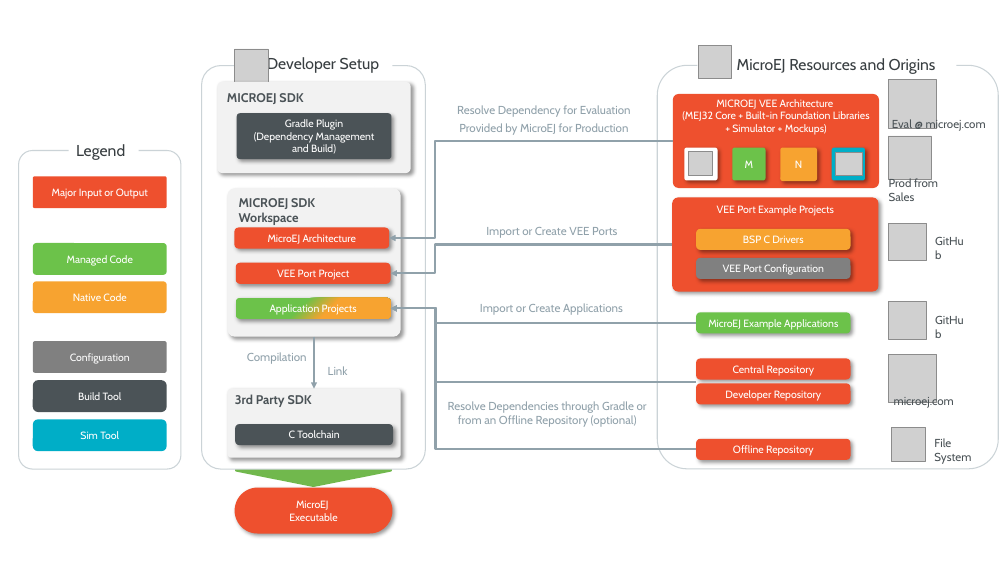
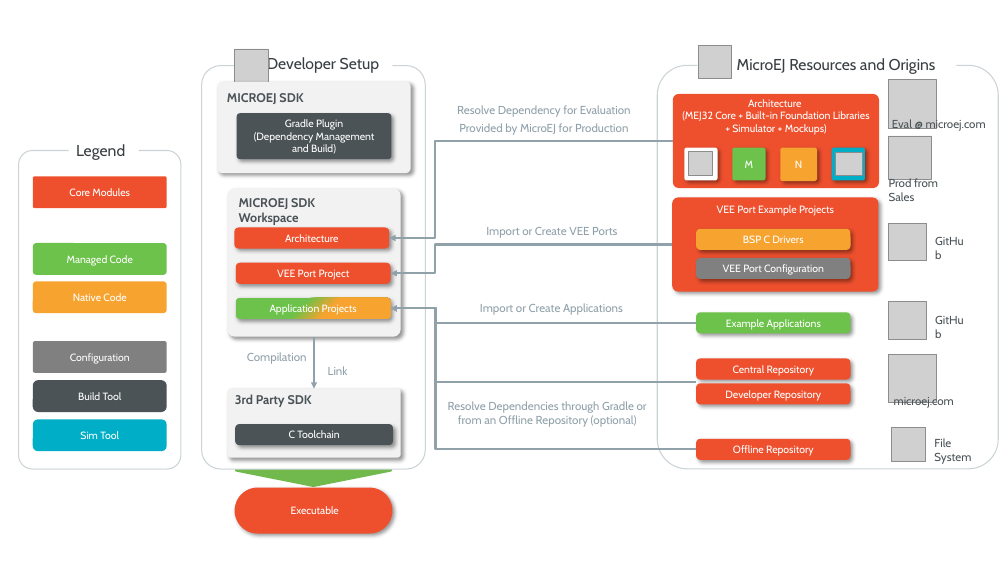
Before and after one commit to MicroEJ/docs, a slide deck: slide 1 of overview/images/qa_resources-v4.pptx. Drawn at 1008x567 pixels with LibreOffice and Linux fonts; fonts in the diff are those of the drawing; grey boxes stand for pictures. Boxes give left, top, right and bottom in pixels: in the first picture for what was removed or moved away, otherwise in the second. Text is boxed around its words. In the diff, an @@ line names an element or a change of style, - is before the commit and + after.

```diff
--- a/overview/images/qa_resources-v4.pptx
+++ b/overview/images/qa_resources-v4.pptx
@@ text in rounded rectangle at <box>748,99,801,107</box>: text changed @@
-MICROEJ VEE Architecture
+Architecture
@@ text in rounded rectangle at <box>69,188,130,196</box>: text changed @@
-Major Input or Output
+Core Modules
@@ text in rounded rectangle at <box>285,234,338,242</box>: text changed @@
-MicroEJ Architecture
+Architecture
@@ text in rounded rectangle at <box>726,319,821,330</box>: text changed @@
-MicroEJ Example Applications
+Example Applications
@@ text in rounded rectangle at <box>291,506,339,514</box>: text changed @@
-MicroEJ
-Executable
+Executable
```
Also in this commit, not shown: 3 other slides changed, 4 other files.
